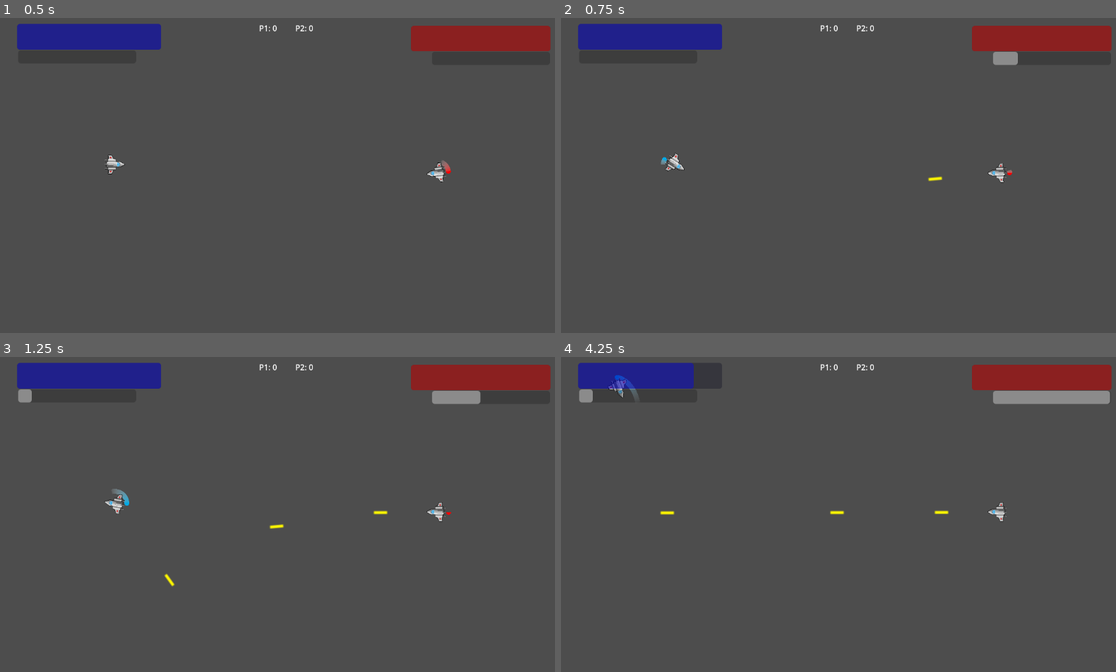
Above: before the commit, frames 1-4 (two rows, left to right).
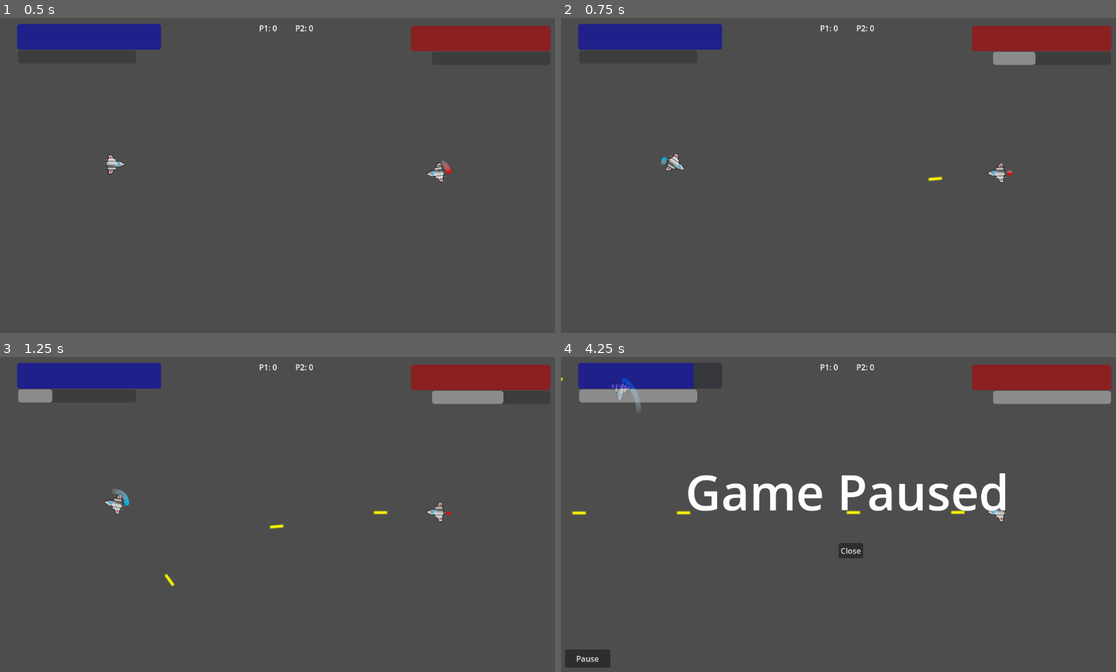
Above: after the commit, the same moments.

Repository: GreatSandwiches/Orbital-Obliteration
Game: Godot game, scene res://Scenes/level.tscn
Same seed, same stepped clock (60 frames per second), same inputs: the game is played once before the commit and once after it.
Inputs:
- Up to frame 1 (0.5 s): no input
- Up to frame 2 (0.75 s): hold Right (ui_right) from 0.53 s (still down); hold Shift (ui_shift) from 0.53 s (still down)
- Up to frame 3 (1.25 s): keep holding Right (ui_right); keep holding Shift (ui_shift); tap Space (ui_spacebar) at 0.8 s
- Up to frame 4 (4.25 s): release Right (ui_right) at 1.28 s; release Shift (ui_shift) at 1.28 s; hold Left (ui_left) 1.28-2.03 s; tap Space (ui_spacebar) at 1.35, 2.3, 2.85, 3.8 s; tap Shift (ui_shift) at 1.55, 3.05 s; hold Right (ui_right) 2.03-2.78 s; hold Shift (ui_shift) 2.03-2.78 s; hold Up (ui_up) 2.78-3.53 s; hold Left (ui_left) from 3.53 s (still down); hold Shift (ui_shift) from 3.53 s (still down); tap Escape (ui_cancel) at 4.15 s

Frame 1 is identical in both runs. In frame 2, 0.1% of the frame differs, in the area x 82-86%, y 10-15%; in frame 3, 0.3%; in frame 4, 4.3%, in the area x 0-100%, y 5-99%.

Commit message:
Working on adding a pause menu

Diff:
--- a/Scenes/bullet_p2.tscn
+++ b/Scenes/bullet_p2.tscn
@@ -14,6 +14,7 @@
 texture = ExtResource("2_l1r16")
 
 [node name="CollisionShape2D" type="CollisionShape2D" parent="."]
+visible = false
 shape = SubResource("RectangleShape2D_c34kw")
 
 [node name="Timer" type="Timer" parent="."]
--- a/Scenes/level.tscn
+++ b/Scenes/level.tscn
@@ -6,6 +6,7 @@
 [ext_resource type="PackedScene" uid="uid://b07vwngjvg1ef" path="res://Scenes/p1_trail.tscn" id="4_52232"]
 [ext_resource type="PackedScene" uid="uid://xwfny7na0w5h" path="res://Scenes/p2_trail.tscn" id="5_vrpef"]
 [ext_resource type="Shader" path="res://Scenes/level.gdshader" id="6_2dmde"]
+[ext_resource type="PackedScene" uid="uid://d2sr2tferkxir" path="res://Scenes/pausemenu.tscn" id="7_jbmpc"]
 
 [sub_resource type="ShaderMaterial" id="ShaderMaterial_dhv0k"]
 shader = ExtResource("6_2dmde")
@@ -103,3 +104,6 @@
 offset_bottom = 100.0
 max_value = 10.0
 show_percentage = false
+
+[node name="PauseMenu" parent="." instance=ExtResource("7_jbmpc")]
+visible = false
--- /dev/null
+++ b/Scenes/pausemenu.tscn
@@ -0,0 +1,43 @@
+[gd_scene load_steps=2 format=3 uid="uid://d2sr2tferkxir"]
+
+[ext_resource type="Script" path="res://Scripts/pausemenu.gd" id="1_vilrx"]
+
+[node name="Control" type="Control"]
+layout_mode = 3
+anchors_preset = 15
+anchor_right = 1.0
+anchor_bottom = 1.0
+offset_left = 152.0
+offset_top = 82.0
+offset_right = 152.0
+offset_bottom = 82.0
+grow_horizontal = 2
+grow_vertical = 2
+script = ExtResource("1_vilrx")
+
+[node name="Label" type="Label" parent="."]
+layout_mode = 0
+offset_left = 100.0
+offset_top = 129.0
+offset_right = 763.0
+offset_bottom = 444.0
+theme_override_font_sizes/font_size = 100
+text = "Game Paused"
+
+[node name="Button" type="Button" parent="."]
+layout_mode = 0
+offset_left = 413.0
+offset_top = 303.0
+offset_right = 463.0
+offset_bottom = 334.0
+text = "Close"
+
+[node name="pause" type="Button" parent="."]
+layout_mode = 0
+offset_left = -146.0
+offset_top = 521.0
+offset_right = -53.0
+offset_bottom = 558.0
+text = "Pause"
+
+[connection signal="pressed" from="Button" to="." method="_on_close_button_pressed"]
--- a/Scripts/global.gd
+++ b/Scripts/global.gd
@@ -4,7 +4,7 @@
 var p1_location = Vector2(0,0)
 var p1_health = 100
 var p1_gunheat = 0
-var p1_maxgunheat = 10
+var p1_maxgunheat = 15
 var p1_coolingrate = 3
 
 #p2 variables
@@ -12,7 +12,7 @@
 var p2_location = Vector2(0,0)
 var p2_health = 100
 var p2_gunheat = 0
-var p2_maxgunheat = 10
+var p2_maxgunheat = 15
 var p2_coolingrate = 3
 
 # Called when the node enters the scene tree for the first time.
--- /dev/null
+++ b/Scripts/global_settings.gd
@@ -0,0 +1,11 @@
+extends Node
+
+
+# Called when the node enters the scene tree for the first time.
+func _ready():
+	pass # Replace with function body.
+
+
+# Called every frame. 'delta' is the elapsed time since the previous frame.
+func _process(delta):
+	pass
--- a/Scripts/level.gd
+++ b/Scripts/level.gd
@@ -1,13 +1,12 @@
-
-
 extends Node2D
 
 @onready var global = get_node("/root/Global")
 @onready var camera = get_node("Camera2D")
+var paused = false
 
 func _ready():
+	$PauseMenu.hide()
 	CameraLimits.set_limits(camera.limit_left, camera.limit_right, camera.limit_top, camera.limit_bottom)
-
 
 func _process(delta):
 	$P2_Heat.value = global.p2_gunheat
@@ -17,8 +16,19 @@
 	$P1_score.text = ("P1: " + str(global.p1_score))
 	$P2_score.text = ("P2: " + str(global.p2_score))
 
-	if global.p1_score  == 3:
+	if global.p1_score == 3 or global.p2_score == 3:
 		get_tree().change_scene_to_file("res://Scenes/end_screen.tscn")
 
-	elif global.p2_score == 3:
-		get_tree().change_scene_to_file("res://Scenes/end_screen.tscn")
+
+
+	if Input.is_action_pressed("ui_cancel"):
+		if paused == false:
+			print("paused")
+			paused = true
+			get_tree().paused = true
+			$PauseMenu.show()
+		else:
+			print("unpaused")
+			paused = false
+			get_tree().paused = false
+			$PauseMenu.hide()
--- /dev/null
+++ b/Scripts/pausemenu.gd
@@ -0,0 +1,16 @@
+extends Control
+
+
+func _on_close_button_pressed():
+	hide()
+	get_tree().paused = false
+
+
+# Called when the node enters the scene tree for the first time.
+func _ready():
+	pass # Replace with function body.
+
+
+# Called every frame. 'delta' is the elapsed time since the previous frame.
+func _process(delta):
+	pass
--- a/Scripts/player1.gd
+++ b/Scripts/player1.gd
@@ -84,7 +84,7 @@
 
 	# Jank but it works ig // shot detection for guncooldown
 	if Input.is_action_pressed("ui_spacebar"):
-		cancool = false
+		cancool = true
 	else:
 		cancool = true
 
@@ -106,7 +106,7 @@
 	if Input.is_action_pressed("ui_spacebar") and can_shoot:
 		if global.p1_gunheat < global.p1_maxgunheat:
 			_shoot()
-			global.p1_gunheat += 2
+			global.p1_gunheat += 4
 			can_shoot = false
 			$Timer.start()
 
--- a/Scripts/player2.gd
+++ b/Scripts/player2.gd
@@ -88,7 +88,7 @@
 
 	# Jank but it works ig // shot detection for guncooldown
 	if Input.is_action_pressed("ui_shift"):
-		cancool = false
+		cancool = true
 	else:
 		cancool = true
 
@@ -115,7 +115,7 @@
 	if Input.is_action_pressed("ui_shift") and can_shoot:
 		if global.p2_gunheat < global.p2_maxgunheat:
 			_shoot()
-			global.p2_gunheat += 2
+			global.p2_gunheat += 4
 			can_shoot = false
 			$Timer.start()
 
Not shown: 1 places in Scenes/level.tscn that only renumber resources
Not shown: 1 places in Scenes/mainmenu.tscn that only renumber resources
